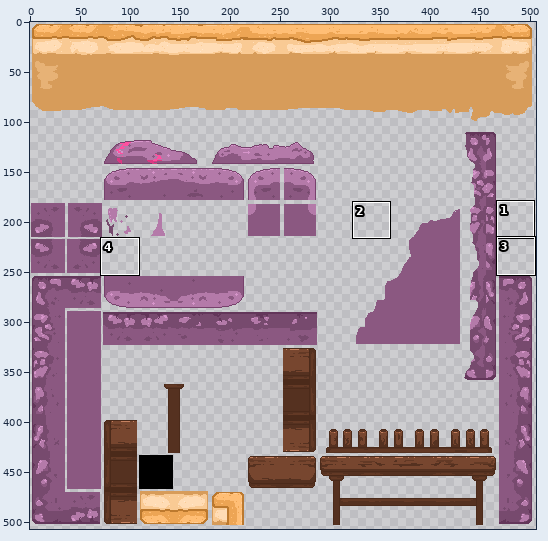
One commit to this pixel-art file: Assets/Art/Aseprite/beach.aseprite. The picture above shows the old version from afar; the outline marks the close-up.
Close-up. Before the edit:
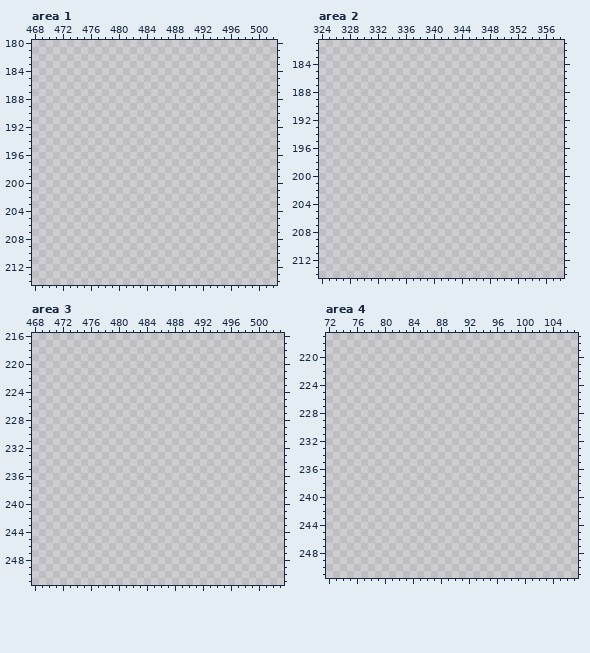
512x512 pixels, 1 frame. Colours within 5 levels of each other are drawn and written as one. Shown: area 1: x 468..502, y 180..214; area 2: x 324..358, y 181..214; area 3: x 468..503, y 216..251; area 4: x 72..107, y 217..251. The wide view leaves out empty margins. The commit also changed other parts of the picture, which this record leaves out.
Now the later version:
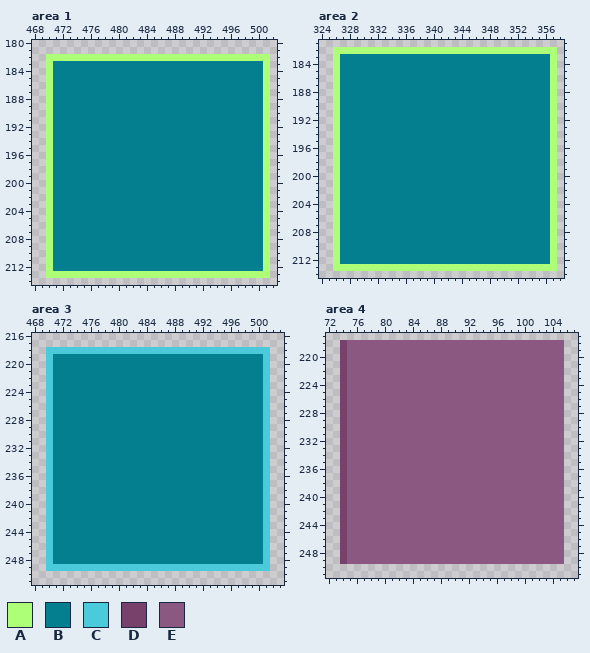
Palette (. is transparent): A #adff77  B #047f90  C #4bcadc  D #77416c  E #8b5881
Diff:
layer "guide" now shown
Area 1, layer "guide":
y 182: x 470..501 ................................ -> AAAAAAAAAAAAAAAAAAAAAAAAAAAAAAAA
y 183..212: x 470..501 ................................ -> ABBBBBBBBBBBBBBBBBBBBBBBBBBBBBBA
y 213: x 470..501 ................................ -> AAAAAAAAAAAAAAAAAAAAAAAAAAAAAAAA
Area 2, layer "guide":
y 182: x 326..357 ................................ -> AAAAAAAAAAAAAAAAAAAAAAAAAAAAAAAA
y 183..212: x 326..357 ................................ -> ABBBBBBBBBBBBBBBBBBBBBBBBBBBBBBA
y 213: x 326..357 ................................ -> AAAAAAAAAAAAAAAAAAAAAAAAAAAAAAAA
Area 3, layer "guide":
y 218: x 470..501 ................................ -> CCCCCCCCCCCCCCCCCCCCCCCCCCCCCCCC
y 219..248: x 470..501 ................................ -> CBBBBBBBBBBBBBBBBBBBBBBBBBBBBBBC
y 249: x 470..501 ................................ -> CCCCCCCCCCCCCCCCCCCCCCCCCCCCCCCC
Area 4, layer "guide":
y 218..249: x 74..105 ................................ -> DEEEEEEEEEEEEEEEEEEEEEEEEEEEEEEE
Where, in picture pixels (left, top, right, bottom), the same in both close-ups:
added: (46, 54, 270, 278)
added: (333, 47, 557, 271)
added: (46, 347, 270, 571)
added: (340, 340, 564, 564)
